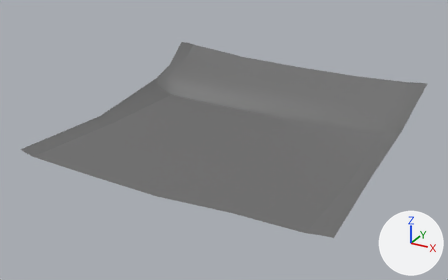
The FBX model Assets/Models/Trunk_mat.fbx as it was, and as the next commit left it.
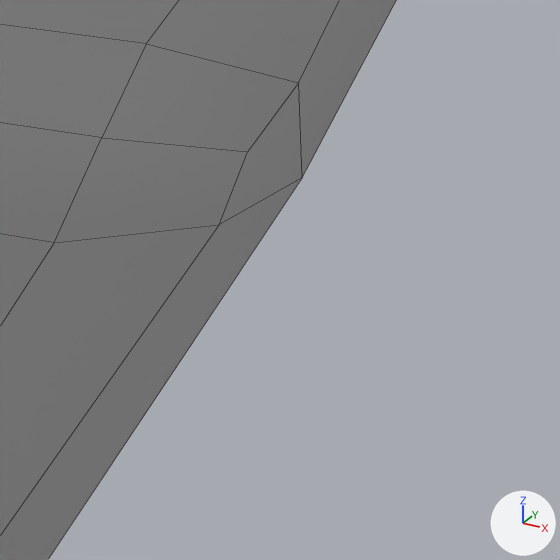
There are two pictures of each version: one whole from a 50 mm camera at (0.278, -0.501, 0.257) aimed at (-0.009, 0.02, -0.003), one close up on the part from 84% to 95% of the width and 41% to 59% of the height. Arrows for +X, +Y and +Z are at lower right; the lights stay in place. The close-ups show mesh edges as thin lines. Where no turn or scale is listed for an object, it has been applied to the vertices.

Objects in the first close-up: 'trunkLiner'.
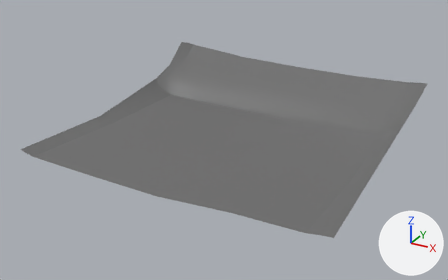
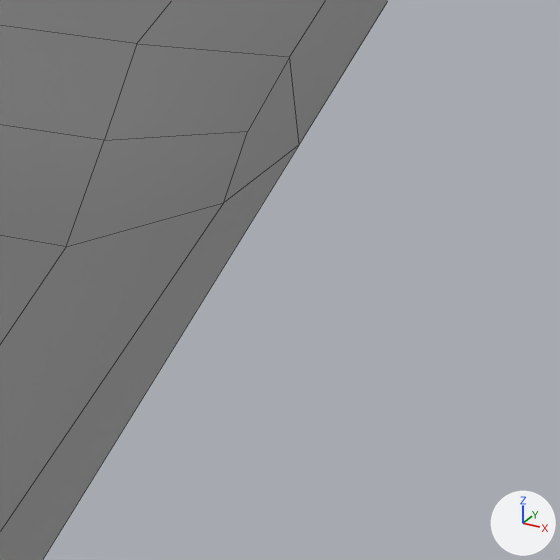
Where the newer file only moved an object's origin or applied its transform, the numbers keep the older frame.

Pixel boxes (x1, y1, x2, y2) of what changed, in the close-ups (560 x 560 px):
'trunkLiner', reshaped: before (0, 0, 396, 560); after (0, 0, 388, 560)

Diff of the bpy script that builds the scene:
```diff
--- a/Assets/Models/Trunk_mat.fbx.py
+++ b/Assets/Models/Trunk_mat.fbx.py
@@ me_mesh @@
 me_mesh.from_pydata(...)  # 59 vertices, 46 faces; spans x -0.161..0.161, y -0.117..0.19, z -0.014..0.037
 # used by ob_trunkliner; location = (0.0, 0.0, 0.008)
 # verts and faces of me_mesh; kept vertices keep their numbers, new ones are numbered from 59
 # before: 12 (0.132, 0.103, -0.01) at pixel (54, 242), 14 (0.153, 0.107, 0.0) at pixel (302, 177), 16 (0.133, 0.126, 0.003) at pixel (146, 43), 45 (0.147, 0.103, -0.005) at pixel (219, 224), 49 (0.149, 0.123, 0.003) at pixel (298, 82)
 # before: 57 (0.146, 0.116, -0.002) at pixel (247, 151)
+# me_mesh part 1
+verts[12] = (0.133, 0.103, -0.01)  # moved, pixel (66, 246)
+verts[14] = (0.153, 0.107, 0.003)  # moved, pixel (299, 144)
+verts[45] = (0.147, 0.103, -0.002)  # moved, pixel (223, 202)
+verts[16] = (0.132, 0.126, 0.003)  # moved, pixel (136, 43)
+verts[49] = (0.148, 0.123, 0.006)  # moved, pixel (289, 56)
+verts[57] = (0.146, 0.116, 0.0)  # moved, pixel (247, 131)
 me_mesh.materials.append(mat_lambert3)
```
